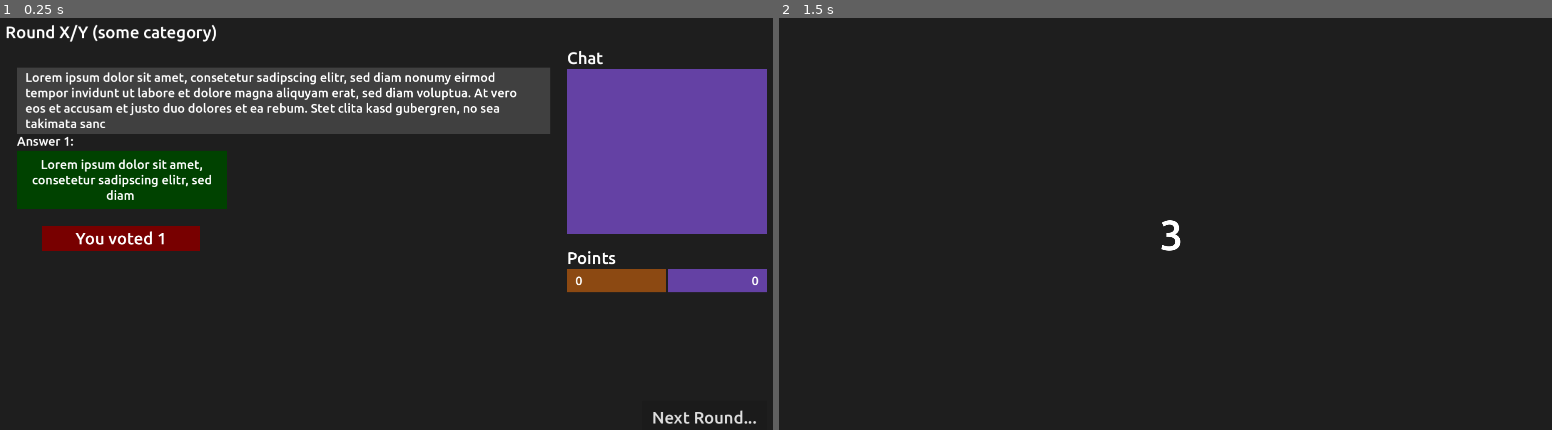
Above: before the commit, frames 1-2 (left to right).
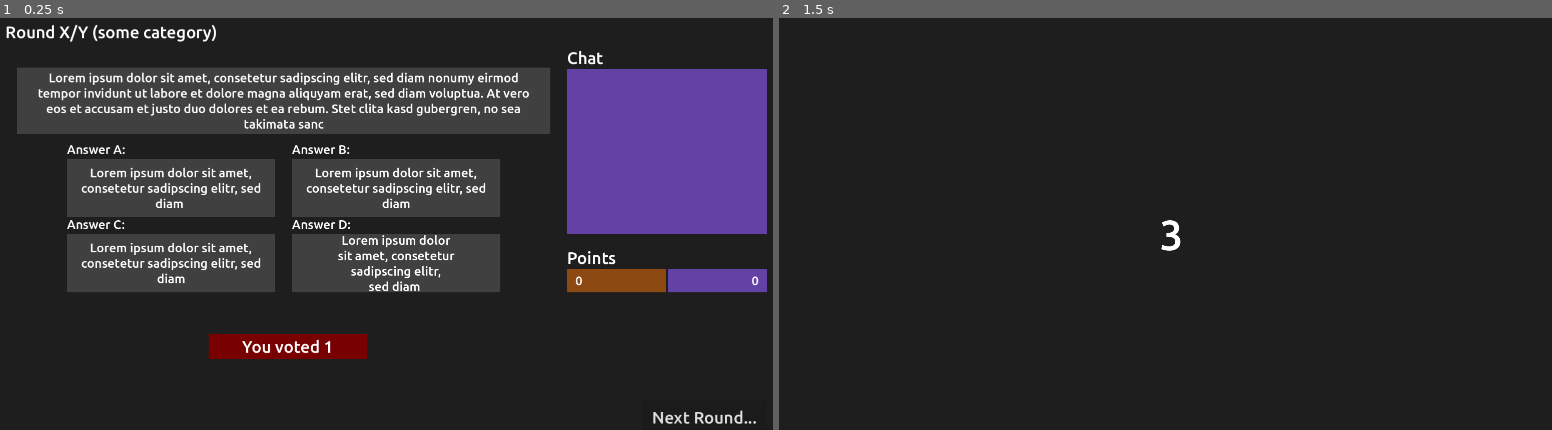
Above: after the commit, the same moments.

Repository: cake4everyone/Quiz4Everyone
Game: Godot game, scene res://scenes/question_end.tscn
Same seed, same stepped clock (60 frames per second), same inputs: the game is played once before the commit and once after it. This scene is started directly instead of the project's main scene.
Inputs:
- Up to frame 1 (0.25 s): no input
- Up to frame 2 (1.5 s): click "Next Round..." at 0.5 s; tap Enter at 1.25 s; hold D from 1.28 s (still down); hold 1 from 1.28 s (still down)

The runs differ from the first frame. In frame 1, 22% of the frame differs, in the area x 2-69%, y 13-83%; in frame 2, nothing differs.
Error in both runs: Attempt to call function 'get_line' in base 'null instance' on a null instance. (res://scripts/api.gd:37)

Commit message:
show all answers on question end scene

Diff:
--- a/scenes/question_end.tscn
+++ b/scenes/question_end.tscn
@@ -15,45 +15,76 @@
 text = "Round X/Y (some category)"
 label_settings = ExtResource("2_ki58g")
 
-[node name="Question" type="ColorRect" parent="."]
-anchors_preset = 10
-anchor_right = 1.0
+[node name="Quiz" type="Control" parent="."]
+layout_mode = 3
+anchors_preset = 0
 offset_left = 60.0
 offset_top = 140.0
-offset_right = -580.0
-offset_bottom = 300.0
+offset_right = 1340.0
+offset_bottom = 740.0
+
+[node name="Question" type="ColorRect" parent="Quiz"]
+layout_mode = 1
+anchors_preset = 10
+anchor_right = 1.0
+offset_bottom = 160.0
 grow_horizontal = 2
 color = Color(0.252028, 0.252028, 0.252028, 1)
 
-[node name="Label" type="Label" parent="Question"]
-layout_mode = 1
-anchors_preset = 15
-anchor_right = 1.0
-anchor_bottom = 1.0
-offset_left = 20.0
-offset_right = -20.0
+[node name="Label" type="Label" parent="Quiz/Question"]
+layout_mode = 1
+anchors_preset = 15
+anchor_right = 1.0
+anchor_bottom = 1.0
+offset_left = 20.0
+offset_top = -2.0
+offset_right = -20.0
+offset_bottom = 3.0
 grow_horizontal = 2
 grow_vertical = 2
 text = "Lorem ipsum dolor sit amet, consetetur sadipscing elitr, sed diam nonumy eirmod tempor invidunt ut labore et dolore magna aliquyam erat, sed diam voluptua. At vero eos et accusam et justo duo dolores et ea rebum. Stet clita kasd gubergren, no sea takimata sanc"
 label_settings = ExtResource("3_bslnc")
-vertical_alignment = 1
-autowrap_mode = 3
-
-[node name="Answer" type="ColorRect" parent="."]
-offset_left = 60.0
-offset_top = 340.0
-offset_right = 564.0
-offset_bottom = 480.0
-color = Color(0, 0.258824, 0, 1)
-
-[node name="Title" type="Label" parent="Answer"]
-layout_mode = 0
+horizontal_alignment = 1
+vertical_alignment = 1
+autowrap_mode = 3
+
+[node name="Answers" type="Control" parent="Quiz"]
+layout_mode = 1
+anchors_preset = 8
+anchor_left = 0.5
+anchor_top = 0.5
+anchor_right = 0.5
+anchor_bottom = 0.5
+offset_left = -540.0
+offset_top = -120.0
+offset_right = 540.0
+offset_bottom = 280.0
+grow_horizontal = 2
+grow_vertical = 2
+
+[node name="A" type="ColorRect" parent="Quiz/Answers"]
+layout_mode = 1
+anchors_preset = 8
+anchor_left = 0.5
+anchor_top = 0.5
+anchor_right = 0.5
+anchor_bottom = 0.5
+offset_left = -520.0
+offset_top = -160.0
+offset_right = -20.0
+offset_bottom = -20.0
+grow_horizontal = 2
+grow_vertical = 2
+color = Color(0.25098, 0.25098, 0.25098, 1)
+
+[node name="Title" type="Label" parent="Quiz/Answers/A"]
+layout_mode = 1
 offset_top = -40.0
-offset_right = 157.0
-text = "Answer 1:"
-label_settings = ExtResource("3_bslnc")
-
-[node name="Label" type="Label" parent="Answer"]
+offset_right = 160.0
+text = "Answer A:"
+label_settings = ExtResource("3_bslnc")
+
+[node name="Label" type="Label" parent="Quiz/Answers/A"]
 layout_mode = 1
 anchors_preset = 15
 anchor_right = 1.0
@@ -68,11 +99,125 @@
 vertical_alignment = 1
 autowrap_mode = 3
 
+[node name="B" type="ColorRect" parent="Quiz/Answers"]
+layout_mode = 1
+anchors_preset = 8
+anchor_left = 0.5
+anchor_top = 0.5
+anchor_right = 0.5
+anchor_bottom = 0.5
+offset_left = 20.0
+offset_top = -160.0
+offset_right = 520.0
+offset_bottom = -20.0
+grow_horizontal = 2
+grow_vertical = 2
+color = Color(0.25098, 0.25098, 0.25098, 1)
+
+[node name="Title" type="Label" parent="Quiz/Answers/B"]
+layout_mode = 1
+offset_top = -40.0
+offset_right = 160.0
+text = "Answer B:"
+label_settings = ExtResource("3_bslnc")
+
+[node name="Label" type="Label" parent="Quiz/Answers/B"]
+layout_mode = 1
+anchors_preset = 15
+anchor_right = 1.0
+anchor_bottom = 1.0
+offset_left = 20.0
+offset_right = -20.0
+grow_horizontal = 2
+grow_vertical = 2
+text = "Lorem ipsum dolor sit amet, consetetur sadipscing elitr, sed diam"
+label_settings = ExtResource("3_bslnc")
+horizontal_alignment = 1
+vertical_alignment = 1
+autowrap_mode = 3
+
+[node name="C" type="ColorRect" parent="Quiz/Answers"]
+layout_mode = 1
+anchors_preset = 8
+anchor_left = 0.5
+anchor_top = 0.5
+anchor_right = 0.5
+anchor_bottom = 0.5
+offset_left = -520.0
+offset_top = 20.0
+offset_right = -20.0
+offset_bottom = 160.0
+grow_horizontal = 2
+grow_vertical = 2
+color = Color(0.25098, 0.25098, 0.25098, 1)
+
+[node name="Title" type="Label" parent="Quiz/Answers/C"]
+layout_mode = 1
+offset_top = -40.0
+offset_right = 160.0
+text = "Answer C:"
+label_settings = ExtResource("3_bslnc")
+
+[node name="Label" type="Label" parent="Quiz/Answers/C"]
+layout_mode = 1
+anchors_preset = 15
+anchor_right = 1.0
+anchor_bottom = 1.0
+offset_left = 20.0
+offset_right = -20.0
+grow_horizontal = 2
+grow_vertical = 2
+text = "Lorem ipsum dolor sit amet, consetetur sadipscing elitr, sed diam"
+label_settings = ExtResource("3_bslnc")
+horizontal_alignment = 1
+vertical_alignment = 1
+autowrap_mode = 3
+
+[node name="D" type="ColorRect" parent="Quiz/Answers"]
+layout_mode = 1
+anchors_preset = 8
+anchor_left = 0.5
+anchor_top = 0.5
+anchor_right = 0.5
+anchor_bottom = 0.5
+offset_left = 20.0
+offset_top = 20.0
+offset_right = 520.0
+offset_bottom = 160.0
+grow_horizontal = 2
+grow_vertical = 2
+color = Color(0.25098, 0.25098, 0.25098, 1)
+
+[node name="Title" type="Label" parent="Quiz/Answers/D"]
+layout_mode = 1
+offset_top = -40.0
+offset_right = 160.0
+text = "Answer D:"
+label_settings = ExtResource("3_bslnc")
+
+[node name="Label" type="Label" parent="Quiz/Answers/D"]
+layout_mode = 1
+anchors_preset = 15
+anchor_right = 1.0
+anchor_bottom = 1.0
+offset_left = 20.0
+offset_right = -20.0
+grow_horizontal = 2
+grow_vertical = 2
+text = "Lorem ipsum dolor
+sit amet, consetetur
+sadipscing elitr,
+sed diam "
+label_settings = ExtResource("3_bslnc")
+horizontal_alignment = 1
+vertical_alignment = 1
+autowrap_mode = 3
+
 [node name="StreamerAnswer" type="ColorRect" parent="."]
-offset_left = 120.0
-offset_top = 520.0
-offset_right = 500.0
-offset_bottom = 580.0
+offset_left = 520.0
+offset_top = 780.0
+offset_right = 900.0
+offset_bottom = 840.0
 color = Color(0.470588, 0, 0, 1)
 
 [node name="Label" type="Label" parent="StreamerAnswer"]
--- a/scripts/question_end.gd
+++ b/scripts/question_end.gd
@@ -8,11 +8,24 @@
 	print(data)
 	$RoundCounter.text = "Runde %d/%d (%s)" % [data.current_round, data.max_round, data.category]
 
-	$Question/Label.text = data.question
-	$Answer/Title.text = "Answer %d:" % [data.correct]
-	$Answer/Label.text = data.answers[data.correct - 1]
+	$Quiz/Question/Label.text = data.question
+	$Quiz/Answers/A/Label.text = data.answers[0]
+	$Quiz/Answers/B/Label.text = data.answers[1]
+	if len(data.answers) >= 3:
+		$Quiz/Answers/C/Label.text = data.answers[2]
+		$Quiz/Answers/C.show()
+	else:
+		$Quiz/Answers/C.hide()
+	if len(data.answers) >= 4:
+		$Quiz/Answers/D/Label.text = data.answers[3]
+		$Quiz/Answers/D.show()
+	else:
+		$Quiz/Answers/D.hide()
+	var answer: ColorRect = $Quiz/Answers.get_child(data.correct - 1)
+	answer.color = Color.hex(0x004200ff)
+
 	$StreamerAnswer.color = Color.hex(0x004200ff) if data.streamer_vote == data.correct else Color.hex(0x780000ff)
-	$StreamerAnswer/Label.text = "You voted %d" % [data.streamer_vote]
+	$StreamerAnswer/Label.text = "You voted %s" % [String.chr(65 + data.streamer_vote - 1)]
 
 	var total_votes: int = data.chat_vote_count[0] + data.chat_vote_count[1] + data.chat_vote_count[2] + data.chat_vote_count[3]
 
